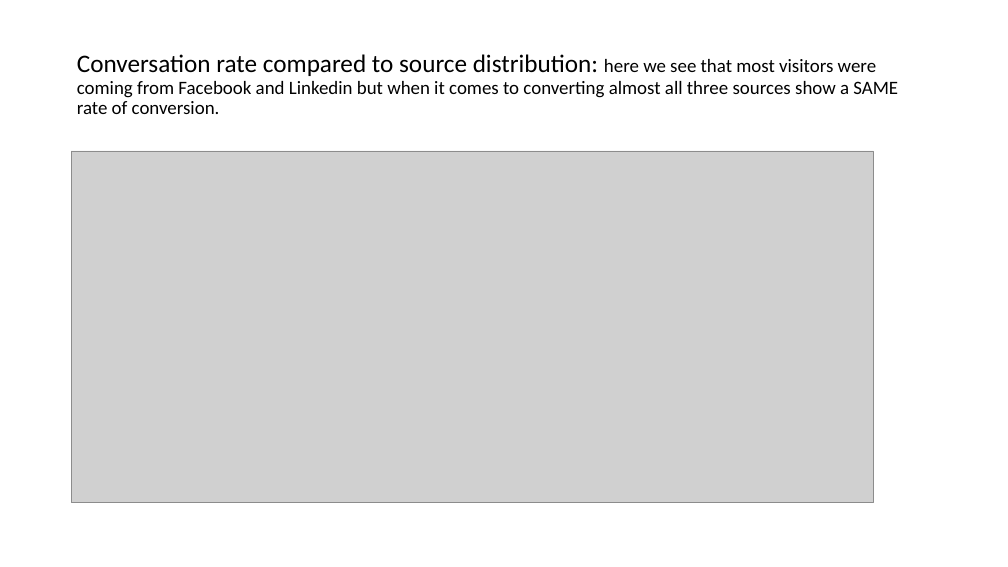
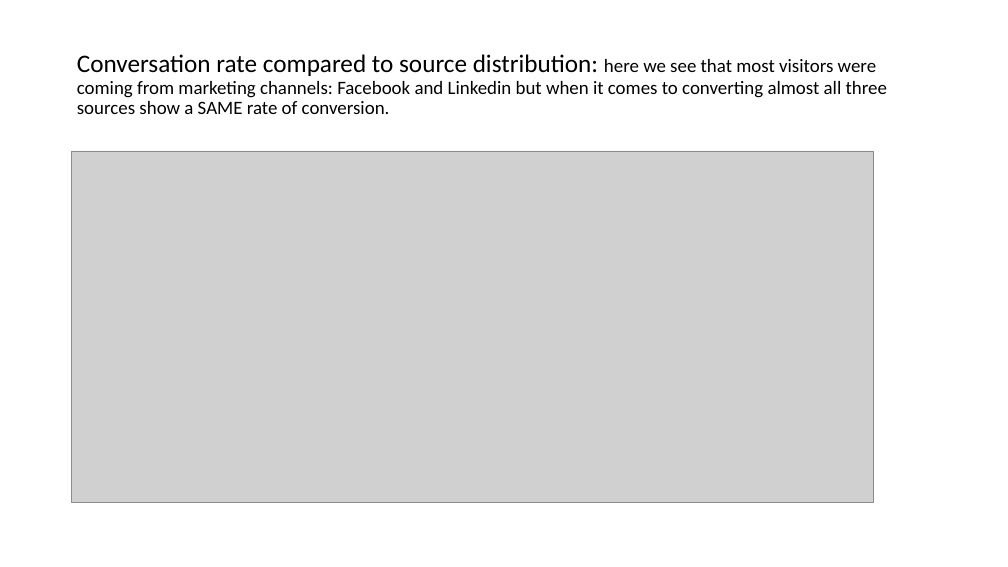
Before and after one commit to SyedNadir/freemium-ab-testing, a slide deck: slide 32 of documents/presentation/Final Presentation.pptx. Drawn at 1008x567 pixels with LibreOffice and Linux fonts; fonts in the diff are those of the drawing; grey boxes stand for pictures. Boxes give left, top, right and bottom in pixels: in the first picture for what was removed or moved away, otherwise in the second. Text is boxed around its words. In the diff, an @@ line names an element or a change of style, - is before the commit and + after.

```diff
--- a/documents/presentation/Final Presentation.pptx
+++ b/documents/presentation/Final Presentation.pptx
@@ title at (x1=77, y1=54, x2=887, y2=114): text changed @@
-Conversation rate compared to source distribution: here we see that most visitors were coming from Facebook and Linkedin but when it comes to converting almost all three sources show a SAME rate of conversion.
+Conversation rate compared to source distribution: here we see that most visitors were coming from marketing channels: Facebook and Linkedin but when it comes to converting almost all three sources show a SAME rate of conversion.
```
Also in this commit, not shown: 14 other slides changed.
